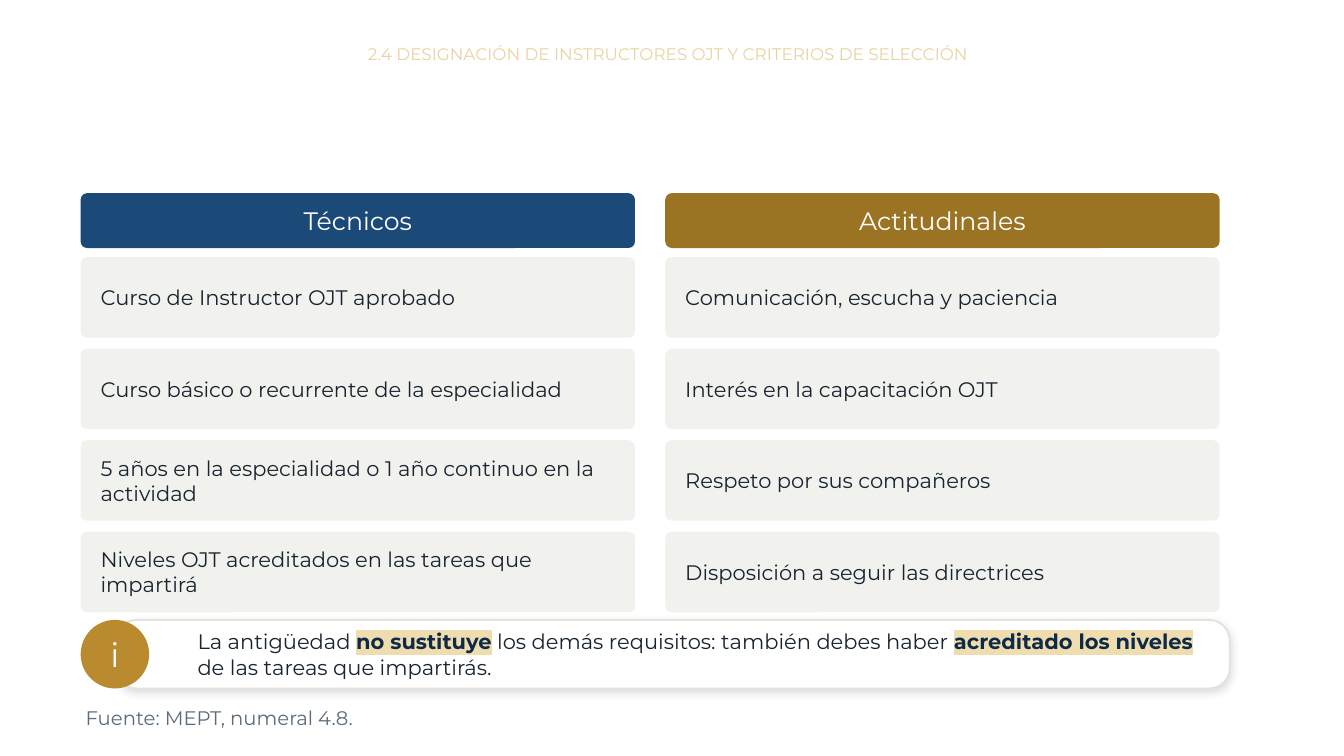
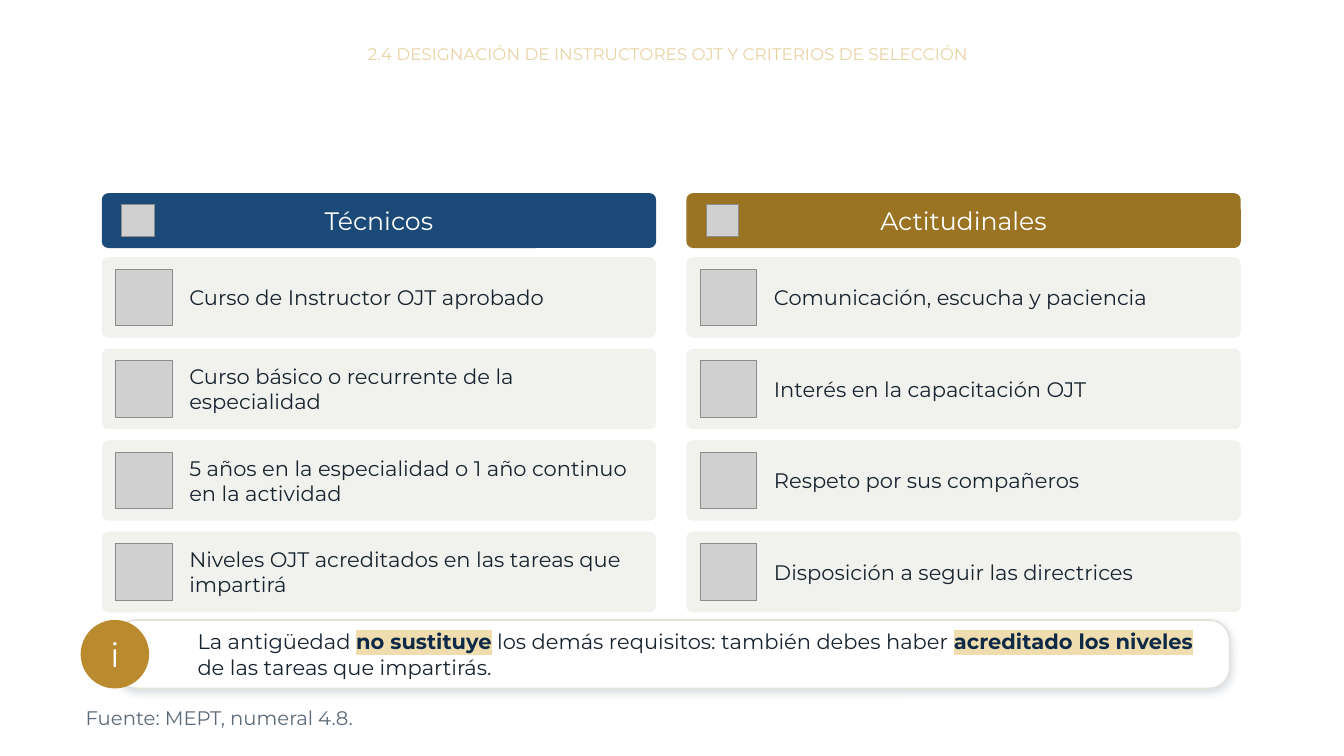
Before and after one commit to CIAAC-Capacitacion/Curso_MEPT_OJT, a slide deck: slide 26 of modulo2.pptx (slide 23 before the commit). Drawn at 1344x756 pixels with LibreOffice and Linux fonts; fonts in the diff are those of the drawing; grey boxes stand for pictures; background and template pictures are left out. Boxes give left, top, right and bottom in pixels: in the first picture for what was removed or moved away, otherwise in the second. Text is boxed around its words. In the diff, an @@ line names an element or a change of style, - is before the commit and + after.

```diff
--- a/modulo2.pptx
+++ b/modulo2.pptx
@@ picture added at (x1=122, y1=205, x2=154, y2=237) @@
@@ picture added at (x1=707, y1=205, x2=739, y2=237) @@
@@ picture added at (x1=116, y1=269, x2=172, y2=326) @@
@@ picture added at (x1=701, y1=269, x2=757, y2=326) @@
@@ picture added at (x1=116, y1=361, x2=172, y2=417) @@
@@ picture added at (x1=701, y1=361, x2=757, y2=417) @@
@@ picture added at (x1=116, y1=453, x2=172, y2=509) @@
@@ picture added at (x1=701, y1=453, x2=757, y2=509) @@
@@ 10 rounded rectangles moved together from (x1=81, y1=194, x2=1220, y2=613) to (x1=102, y1=194, x2=1241, y2=613) @@
@@ picture added at (x1=116, y1=543, x2=172, y2=600) @@
@@ picture added at (x1=701, y1=543, x2=757, y2=600) @@
```
Also in this commit, not shown: 19 other slides changed, 4 slides added, 5 other files.
